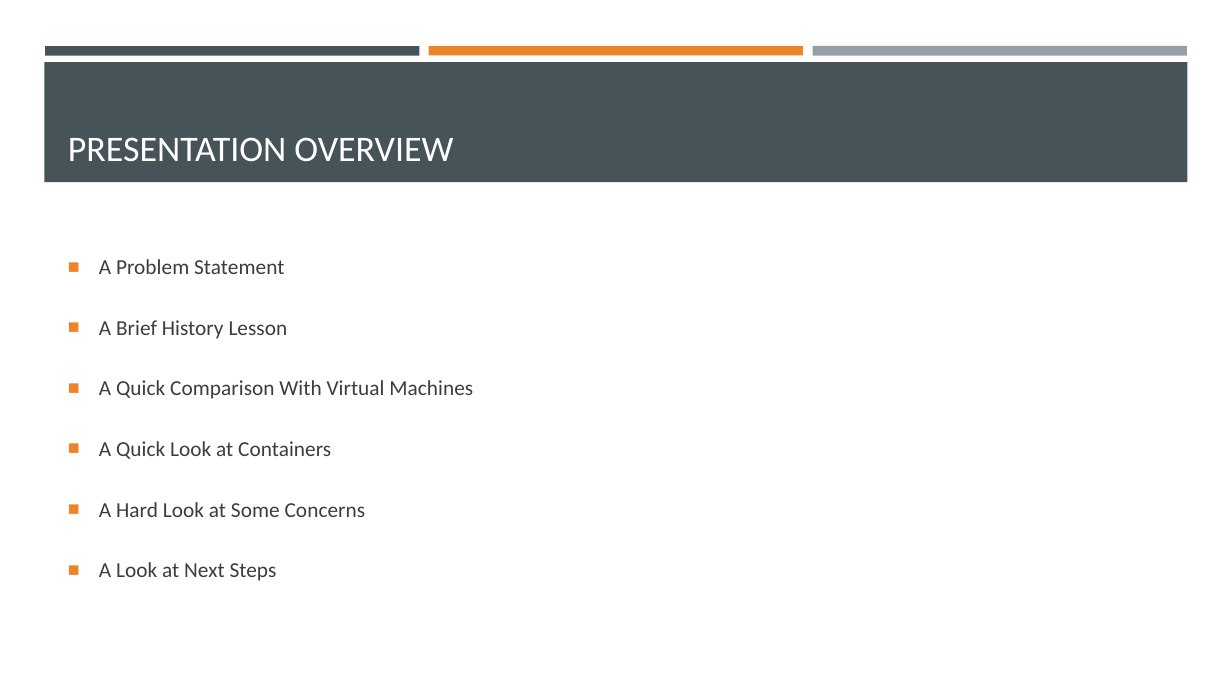
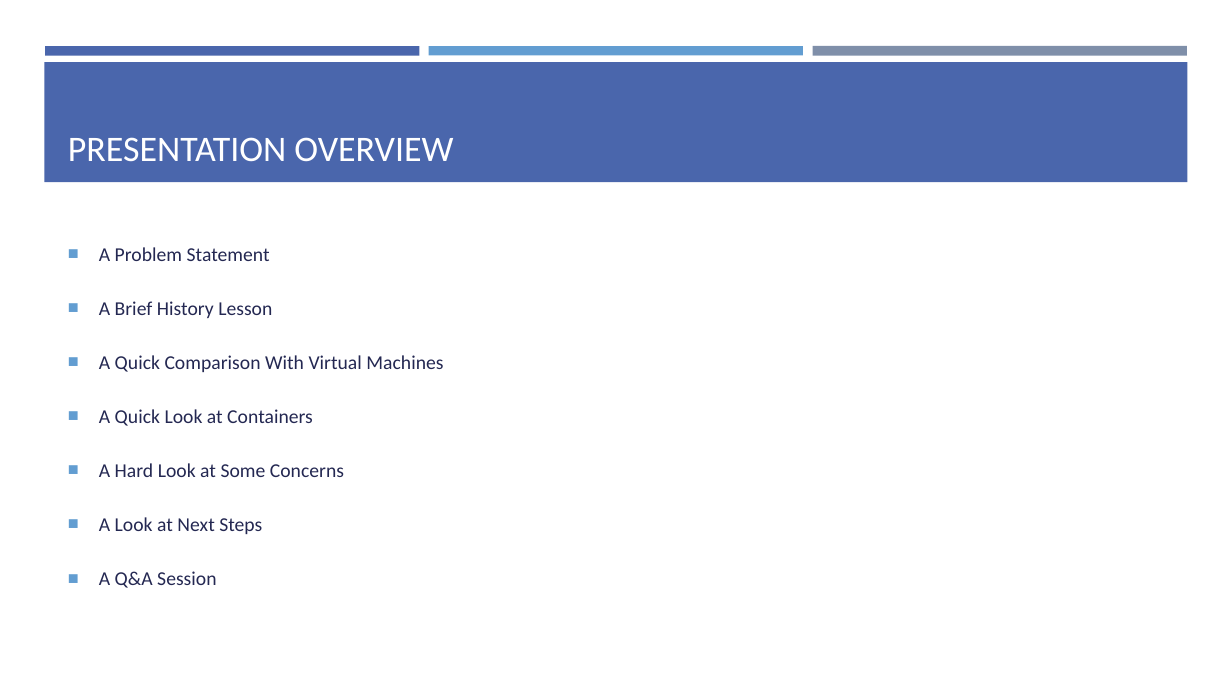
Before and after one commit to EnterpriseProductsLP/introduction-to-docker, a slide deck: slide 3 of presentation/presentation.pptx. Drawn at 1232x693 pixels with LibreOffice and Linux fonts; fonts in the diff are those of the drawing. Boxes give left, top, right and bottom in pixels: in the first picture for what was removed or moved away, otherwise in the second. Text is boxed around its words. In the diff, an @@ line names an element or a change of style, - is before the commit and + after.

```diff
--- a/presentation/presentation.pptx
+++ b/presentation/presentation.pptx
@@ rectangle at box(45, 46, 420, 55): fill #465359 to #4A66AC @@
@@ rectangle at box(429, 46, 803, 55): fill #ED8428 to #629DD1 @@
@@ rectangle at box(812, 46, 1187, 56): fill #969FA7 to #7F8FA9 @@
@@ rectangle at box(44, 62, 1188, 182): fill #465359 to #4A66AC @@
@@ text at box(99, 247, 443, 534): size 16.6 to 15.3 pt, text colour #3D3D3D to #242852; line spacing 1.9 to 1.8; bullet colour #ED8428 to #629DD1 @@
@@ text at box(99, 571, 216, 588): paragraph added @@
+■ A Q&A Session
```
Also in this commit, not shown: 39 other slides changed, 1 slide added, 1 other file.
